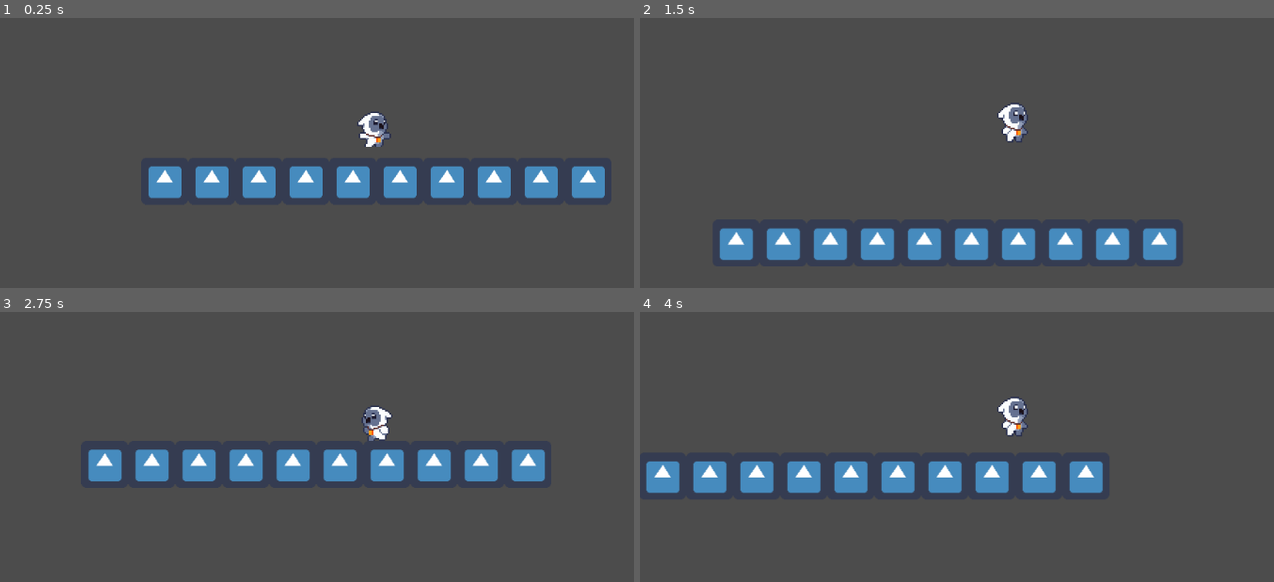
Above: before the commit, frames 1-4 (two rows, left to right).
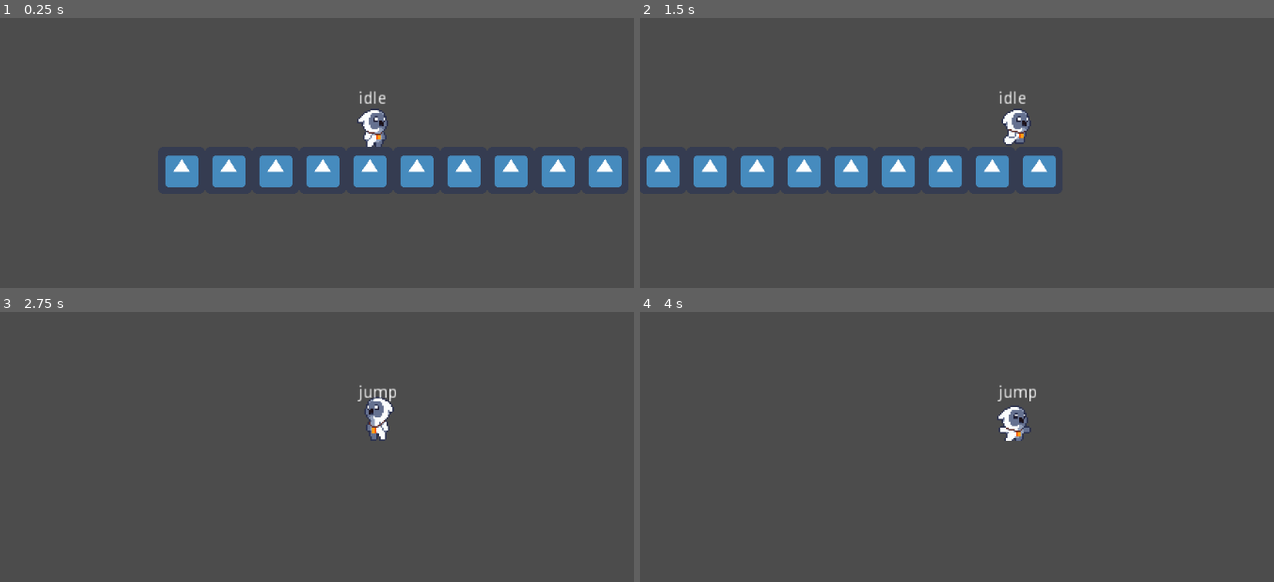
Above: after the commit, the same moments.

Repository: tnp2004/Game2D-ComputerProject
Game: Godot game, scene res://Stages/World.tscn
Same seed, same stepped clock (60 frames per second), same inputs: the game is played once before the commit and once after it. The engine's default icon, where the game draws it, is replaced by a stand-in: a white triangle on a blue panel in a dark square.
Inputs (mouse positions are in pixels of both pictures, inside the frame that each line leads up to):
- Up to frame 1 (0.25 s): no input
- Up to frame 2 (1.5 s): move the mouse to (1178, 101) at 0.52 s; hold Right (ui_right) from 0.53 s (still down); click (1178, 101) at 0.6 s; tap Up (ui_up) at 0.77 s; move the mouse to (868, 144) at 1.27 s; click (868, 144) at 1.35 s
- Up to frame 3 (2.75 s): tap Up (ui_up) at 1.52 s; move the mouse to (450, 320) at 2.02 s; release Right (ui_right) at 2.03 s; hold Left (ui_left) from 2.03 s (still down); click (450, 320) at 2.1 s
- Up to frame 4 (4 s): move the mouse to (976, 506) at 2.77 s; release Left (ui_left) at 2.78 s; hold Right (ui_right) from 2.78 s (still down); click (976, 506) at 2.85 s; tap Up (ui_up) at 3.02, 3.77 s; move the mouse to (1242, 482) at 3.52 s; click (1242, 482) at 3.6 s

The runs differ from the first frame. In frame 1, 8.9% of the frame differs, in the area x 23-99%, y 27-67%; in frame 2, 12%, in the area x 1-85%, y 27-90%; in frame 3, 6.9%; in frame 4, 7.1%.

Commit message:
Owlet Update
- State indicator
- Attack Combo and Run Attack

Diff:
--- a/Characters/Owlet.gd
+++ b/Characters/Owlet.gd
@@ -1,8 +1,10 @@
 extends KinematicBody2D
 
-export(int) var WALKSPEED = 100
+export(int) var WALKSPEED = 300
 export(int) var JUMPFORCE = 500
-export(int) var GRAVITY = 1000
+export(int) var GRAVITY = 1400
+
+onready var FSM = get_node("Owlet_FSM")
 
 var FRICTION = 0.5
 var velocity = Vector2.ZERO
@@ -20,7 +22,33 @@
 	if direction > 0:
 		$AnimatedSprite.flip_h = false
 
+# attack
+var attack_stage = 1
+var time = 0
+func attack_combo(delta):
+	time += delta # This is stopwatch
+	if Input.is_action_just_pressed("left_click") and attack_stage == 1:
+		FSM.set_state(FSM.states.attack_1)
+		attack_stage = 2
+
+	elif Input.is_action_just_pressed("left_click") and attack_stage == 2:
+		FSM.set_state(FSM.states.attack_2)
+		attack_stage = 1
+
+	if time > 1:
+		attack_stage = 1
+		time = 0
+	print(time)
+
+func attack_and_run():
+	if Input.is_action_just_pressed("left_click"):
+		FSM.set_state(FSM.states.attack_run)
+
+func current_state_label():
+	$currentState.text = $AnimationPlayer.current_animation
+
 func _physics_process(_delta):
 	velocity.y += _delta * GRAVITY
 	velocity = move_and_slide(velocity, Vector2.UP)
+	current_state_label()
 	print(velocity)
--- a/Characters/Owlet.tscn
+++ b/Characters/Owlet.tscn
@@ -7,6 +7,7 @@
 [ext_resource path="res://Characters-Sprite/2 Owlet_Monster/Owlet_Monster_Attack1_4.png" type="Texture" id=5]
 [ext_resource path="res://Characters-Sprite/2 Owlet_Monster/Owlet_Monster_Attack2_6.png" type="Texture" id=6]
 [ext_resource path="res://Characters-Sprite/2 Owlet_Monster/Owlet_Monster_Jump_8.png" type="Texture" id=7]
+[ext_resource path="res://Characters-Sprite/2 Owlet_Monster/Owlet_Monster_Walk+Attack_6.png" type="Texture" id=8]
 
 [sub_resource type="Animation" id=13]
 length = 0.001
@@ -32,6 +33,90 @@
 "times": PoolRealArray( 0 ),
 "transitions": PoolRealArray( 1 ),
 "update": 0,
+"values": [ 0 ]
+}
+
+[sub_resource type="Animation" id=38]
+resource_name = "attack_1"
+length = 0.5
+tracks/0/type = "value"
+tracks/0/path = NodePath("AnimatedSprite:animation")
+tracks/0/interp = 1
+tracks/0/loop_wrap = true
+tracks/0/imported = false
+tracks/0/enabled = true
+tracks/0/keys = {
+"times": PoolRealArray( 0 ),
+"transitions": PoolRealArray( 1 ),
+"update": 1,
+"values": [ "attack_1" ]
+}
+tracks/1/type = "value"
+tracks/1/path = NodePath("AnimatedSprite:frame")
+tracks/1/interp = 1
+tracks/1/loop_wrap = true
+tracks/1/imported = false
+tracks/1/enabled = true
+tracks/1/keys = {
+"times": PoolRealArray( 0 ),
+"transitions": PoolRealArray( 1 ),
+"update": 1,
+"values": [ 0 ]
+}
+
+[sub_resource type="Animation" id=39]
+resource_name = "attack_2"
+length = 0.5
+tracks/0/type = "value"
+tracks/0/path = NodePath("AnimatedSprite:animation")
+tracks/0/interp = 1
+tracks/0/loop_wrap = true
+tracks/0/imported = false
+tracks/0/enabled = true
+tracks/0/keys = {
+"times": PoolRealArray( 0 ),
+"transitions": PoolRealArray( 1 ),
+"update": 1,
+"values": [ "attack_2" ]
+}
+tracks/1/type = "value"
+tracks/1/path = NodePath("AnimatedSprite:frame")
+tracks/1/interp = 1
+tracks/1/loop_wrap = true
+tracks/1/imported = false
+tracks/1/enabled = true
+tracks/1/keys = {
+"times": PoolRealArray( 0 ),
+"transitions": PoolRealArray( 1 ),
+"update": 1,
+"values": [ 0 ]
+}
+
+[sub_resource type="Animation" id=41]
+resource_name = "attack_run"
+length = 0.1
+tracks/0/type = "value"
+tracks/0/path = NodePath("AnimatedSprite:animation")
+tracks/0/interp = 1
+tracks/0/loop_wrap = true
+tracks/0/imported = false
+tracks/0/enabled = true
+tracks/0/keys = {
+"times": PoolRealArray( 0 ),
+"transitions": PoolRealArray( 1 ),
+"update": 1,
+"values": [ "attack_run" ]
+}
+tracks/1/type = "value"
+tracks/1/path = NodePath("AnimatedSprite:frame")
+tracks/1/interp = 1
+tracks/1/loop_wrap = true
+tracks/1/imported = false
+tracks/1/enabled = true
+tracks/1/keys = {
+"times": PoolRealArray( 0 ),
+"transitions": PoolRealArray( 1 ),
+"update": 1,
 "values": [ 0 ]
 }
 
@@ -121,38 +206,10 @@
 "values": [ 0, 1, 2, 3, 4, 5 ]
 }
 
-[sub_resource type="AtlasTexture" id=16]
-atlas = ExtResource( 5 )
-region = Rect2( 0, 0, 32, 32 )
-
-[sub_resource type="AtlasTexture" id=17]
-atlas = ExtResource( 5 )
-region = Rect2( 32, 0, 32, 32 )
-
 [sub_resource type="AtlasTexture" id=18]
 atlas = ExtResource( 5 )
 region = Rect2( 64, 0, 32, 32 )
 
-[sub_resource type="AtlasTexture" id=19]
-atlas = ExtResource( 5 )
-region = Rect2( 96, 0, 32, 32 )
-
-[sub_resource type="AtlasTexture" id=20]
-atlas = ExtResource( 6 )
-region = Rect2( 0, 0, 32, 32 )
-
-[sub_resource type="AtlasTexture" id=21]
-atlas = ExtResource( 6 )
-region = Rect2( 32, 0, 32, 32 )
-
-[sub_resource type="AtlasTexture" id=22]
-atlas = ExtResource( 6 )
-region = Rect2( 64, 0, 32, 32 )
-
-[sub_resource type="AtlasTexture" id=23]
-atlas = ExtResource( 6 )
-region = Rect2( 96, 0, 32, 32 )
-
 [sub_resource type="AtlasTexture" id=24]
 atlas = ExtResource( 6 )
 region = Rect2( 128, 0, 32, 32 )
@@ -161,6 +218,10 @@
 atlas = ExtResource( 6 )
 region = Rect2( 160, 0, 32, 32 )
 
+[sub_resource type="AtlasTexture" id=40]
+atlas = ExtResource( 8 )
+region = Rect2( 32, 0, 32, 32 )
+
 [sub_resource type="AtlasTexture" id=26]
 atlas = ExtResource( 7 )
 region = Rect2( 160, 0, 32, 32 )
@@ -247,14 +308,19 @@
 
 [sub_resource type="SpriteFrames" id=12]
 animations = [ {
-"frames": [ SubResource( 16 ), SubResource( 17 ), SubResource( 18 ), SubResource( 19 ) ],
+"frames": [ SubResource( 18 ) ],
 "loop": true,
 "name": "attack_1",
 "speed": 5.0
 }, {
-"frames": [ SubResource( 20 ), SubResource( 21 ), SubResource( 22 ), SubResource( 23 ), SubResource( 24 ), SubResource( 25 ) ],
+"frames": [ SubResource( 24 ), SubResource( 25 ) ],
 "loop": true,
 "name": "attack_2",
+"speed": 5.0
+}, {
+"frames": [ SubResource( 40 ) ],
+"loop": true,
+"name": "attack_run",
 "speed": 5.0
 }, {
 "frames": [ SubResource( 26 ), SubResource( 27 ), SubResource( 28 ) ],
@@ -289,6 +355,9 @@
 
 [node name="AnimationPlayer" type="AnimationPlayer" parent="."]
 anims/RESET = SubResource( 13 )
+anims/attack_1 = SubResource( 38 )
+anims/attack_2 = SubResource( 39 )
+anims/attack_run = SubResource( 41 )
 anims/idle = SubResource( 1 )
 anims/jump = SubResource( 29 )
 anims/run = SubResource( 14 )
@@ -303,3 +372,11 @@
 
 [node name="Camera2D" type="Camera2D" parent="."]
 current = true
+
+[node name="currentState" type="Label" parent="."]
+margin_left = -12.0
+margin_top = -22.0
+margin_right = 20.0
+margin_bottom = -8.0
+rect_scale = Vector2( 0.8, 0.8 )
+text = "state"
--- a/Characters/Owlet_FSM.gd
+++ b/Characters/Owlet_FSM.gd
@@ -4,12 +4,19 @@
 	_add_state("idle")
 	_add_state("run")
 	_add_state("jump")
+	_add_state("attack_1")
+	_add_state("attack_2")
+	_add_state("attack_run")
 
 func _ready():
 	set_state(states.idle)
 
 func _state_logic(_delta: float) -> void:
 	parent.get_input_direction()
+	if parent.velocity.length() == 0:
+		parent.attack_combo(_delta)
+	else:
+		parent.attack_and_run()
 
 func _get_transition() -> int:
 	match state:
@@ -31,6 +38,17 @@
 		states.jump:
 			if parent.is_on_floor():
 				return states.idle
+
+		states.attack_1:
+			if !animation_player.is_playing():
+				return states.idle
+		states.attack_2:
+			if !animation_player.is_playing():
+				return states.idle
+		states.attack_run:
+			if !animation_player.is_playing():
+				return states.idle
+
 	return - 1
 
 
@@ -42,3 +60,9 @@
 			animation_player.play("run")
 		states.jump:
 			animation_player.play("jump")
+		states.attack_1:
+			animation_player.play("attack_1")
+		states.attack_2:
+			animation_player.play("attack_2")
+		states.attack_run:
+			animation_player.play("attack_run")
--- a/Stages/World.tscn
+++ b/Stages/World.tscn
@@ -33,7 +33,7 @@
 position = Vector2( 341, 214 )
 
 [node name="Owlet" parent="." instance=ExtResource( 2 )]
-position = Vector2( -64, -80 )
+position = Vector2( -87, -52 )
 scale = Vector2( 2, 2 )
 
 [node name="TileMap" type="TileMap" parent="."]
--- a/project.godot
+++ b/project.godot
@@ -75,6 +75,11 @@
 , Object(InputEventKey,"resource_local_to_scene":false,"resource_name":"","device":0,"alt":false,"shift":false,"control":false,"meta":false,"command":false,"pressed":false,"scancode":0,"physical_scancode":32,"unicode":0,"echo":false,"script":null)
  ]
 }
+left_click={
+"deadzone": 0.5,
+"events": [ Object(InputEventMouseButton,"resource_local_to_scene":false,"resource_name":"","device":0,"alt":false,"shift":false,"control":false,"meta":false,"command":false,"button_mask":0,"position":Vector2( 0, 0 ),"global_position":Vector2( 0, 0 ),"factor":1.0,"button_index":1,"pressed":false,"doubleclick":false,"script":null)
+ ]
+}
 
 [physics]
 
Not shown: 1 places in Characters/Owlet.tscn that only renumber resources
